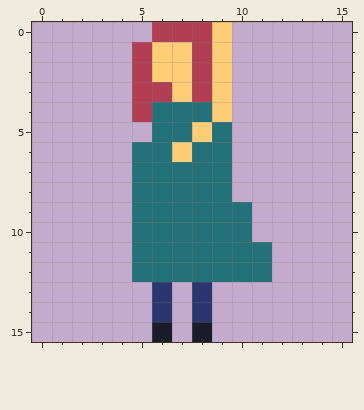
Two versions of one pixel-art sprite, images/shepherd_carrying.png. Above: the version before the commit.
The file is 16x16 pixels.
After:
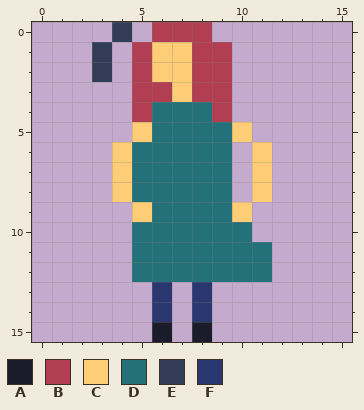
Palette (. is transparent): A #1a1c2c  B #b13e53  C #ffcd75  D #257179  E #333c57  F #29366f
Difference:
@@ x 0..15 @@
- 0 ......BBBC......
- 1 .....BCCBC......
- 2 .....BCCBC......
- 3 .....BBCBC......
- 4 .....BDDDC......
- 5 ......DDCD......
- 6 .....DDCDD......
- 7 .....DDDDD......
- 8 .....DDDDD......
- 9 .....DDDDDD.....
+ 0 ....E.BBB.......
+ 1 ...E.BCCBB......
+ 2 ...E.BCCBB......
+ 3 .....BBCBB......
+ 4 .....BDDDB......
+ 5 .....CDDDDC.....
+ 6 ....CDDDDD.C....
+ 7 ....CDDDDD.C....
+ 8 ....CDDDDD.C....
+ 9 .....CDDDDC.....
 10 .....DDDDDD.....
